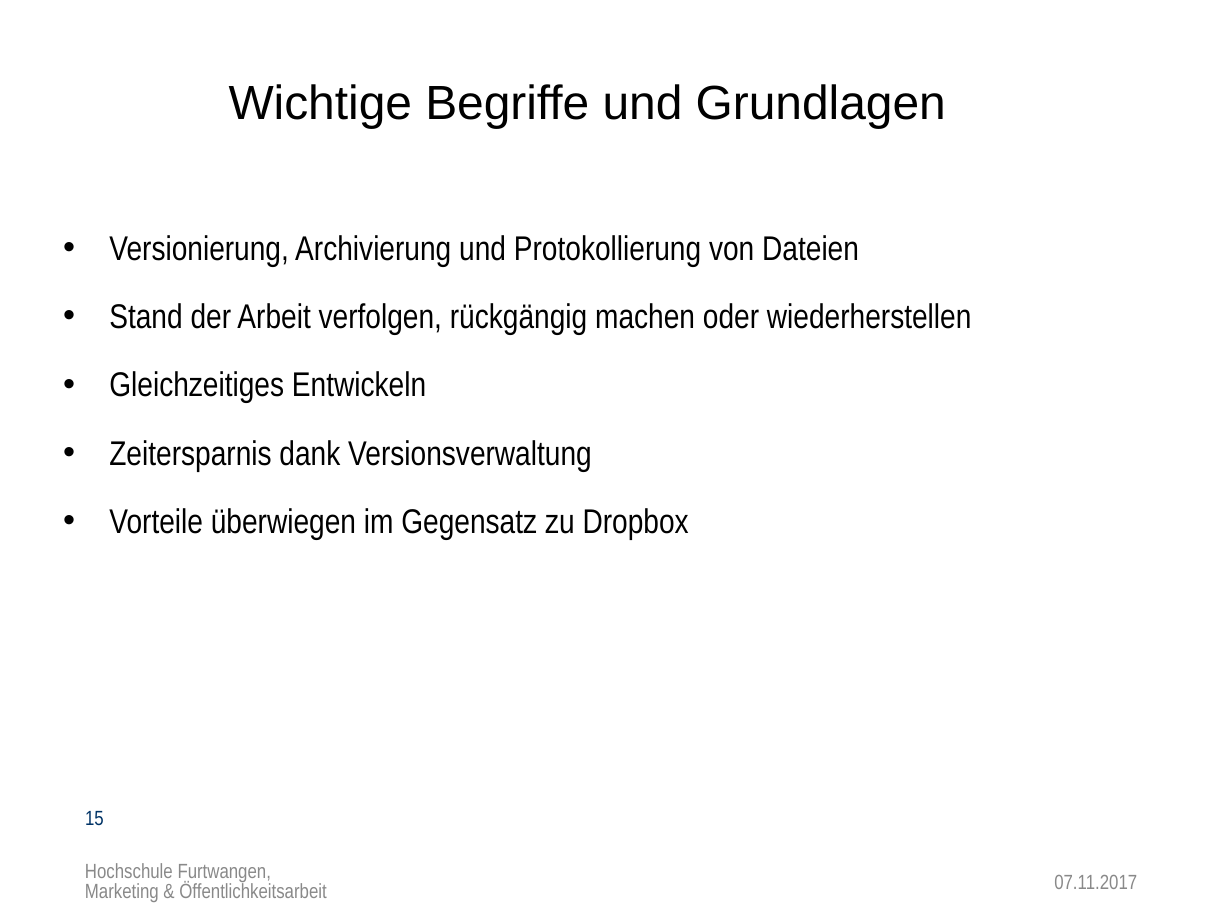
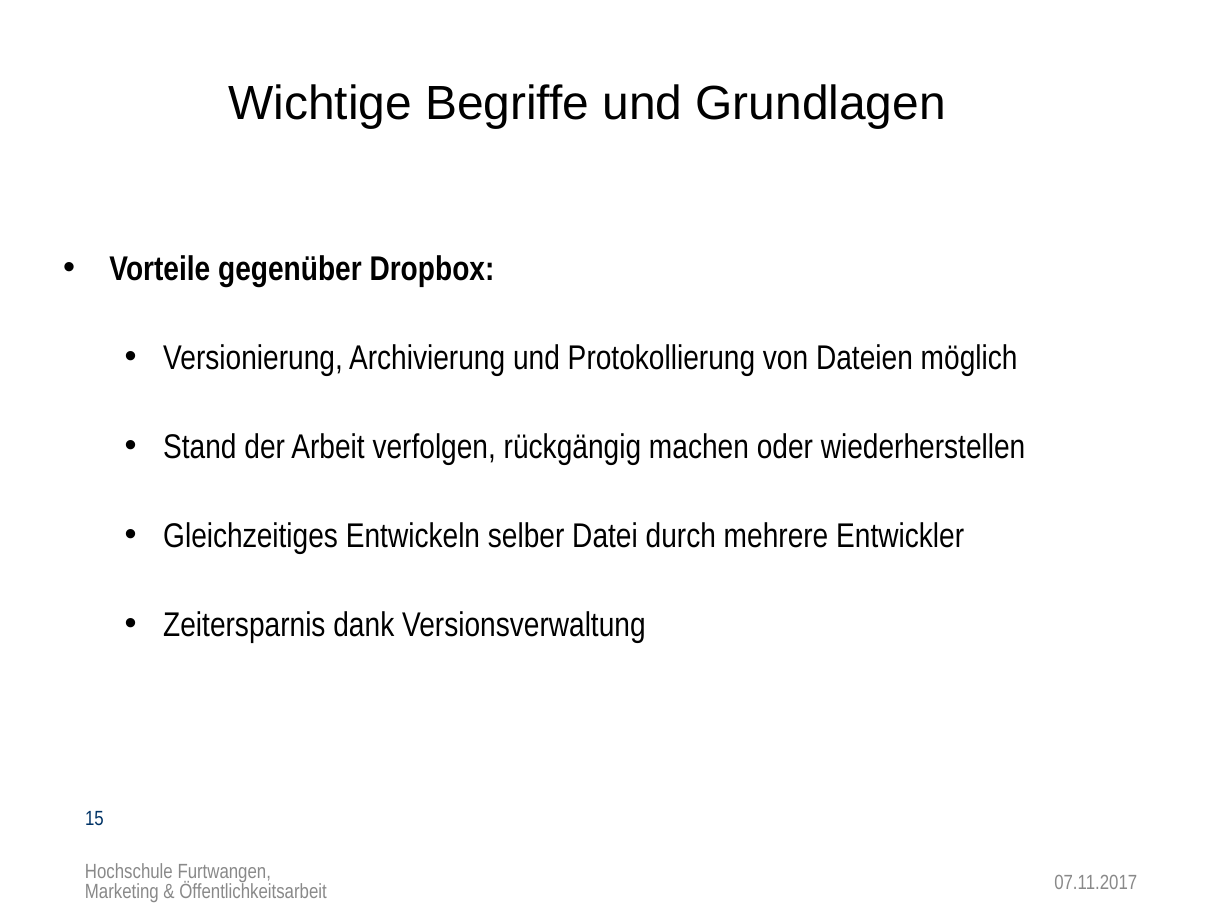
Before and after one commit to Ertugrul-Furtwangen/Erti, a slide deck: slide 15 of Thesis-Präsentation.pptx. Drawn at 1232x924 pixels with LibreOffice and Linux fonts; fonts in the diff are those of the drawing; background and template pictures are left out. Boxes give left, top, right and bottom in pixels: in the first picture for what was removed or moved away, otherwise in the second. Text is boxed around its words. In the diff, an @@ line names an element or a change of style, - is before the commit and + after.

```diff
--- a/Thesis-Präsentation.pptx
+++ b/Thesis-Präsentation.pptx
@@ text at (109,255,1018,376): text changed @@
-• Versionierung, Archivierung und Protokollierung von Dateien
+• Vorteile gegenüber Dropbox:
+  • Versionierung, Archivierung und Protokollierung von Dateien möglich
@@ text at (163,433,1025,643): list level 1 to 2 in "Stand der Arbeit verfolgen, rückgängig ..."; line spacing 1.5 to 2; list level 1 to 2 in "Zeitersparnis dank Versionsverwaltung" @@
@@ text at (109,508,689,540): paragraph removed @@
-• Vorteile überwiegen im Gegensatz zu Dropbox
@@ text at (163,522,964,554): text changed @@
-• Gleichzeitiges Entwickeln
+  • Gleichzeitiges Entwickeln selber Datei durch mehrere Entwickler
```
Also in this commit, not shown: 10 other slides changed, 3 slides added.
